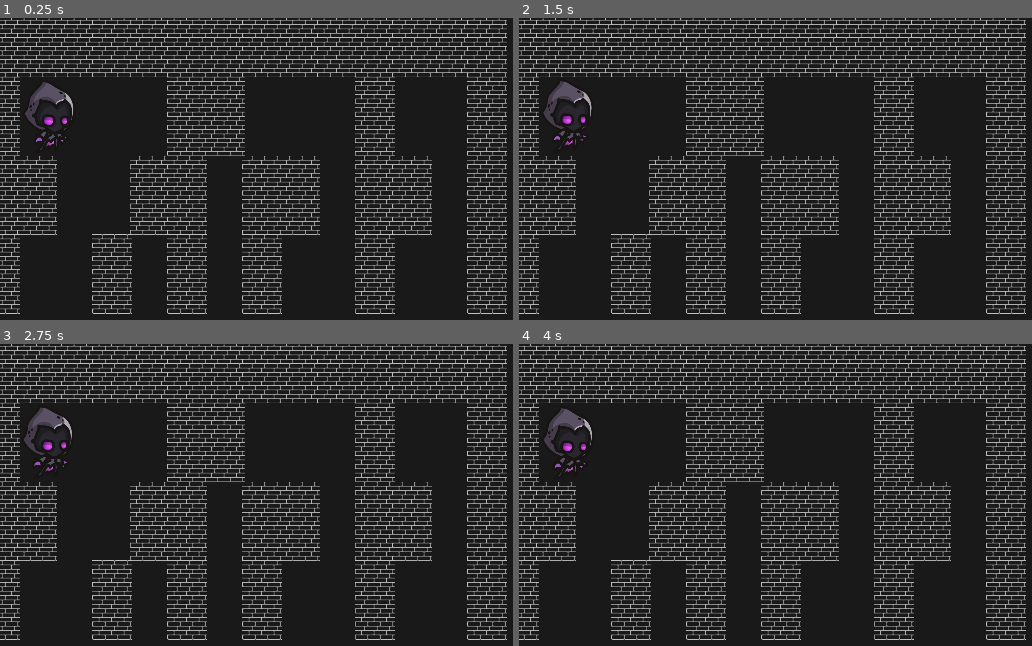
Above: before the commit, frames 1-4 (two rows, left to right).
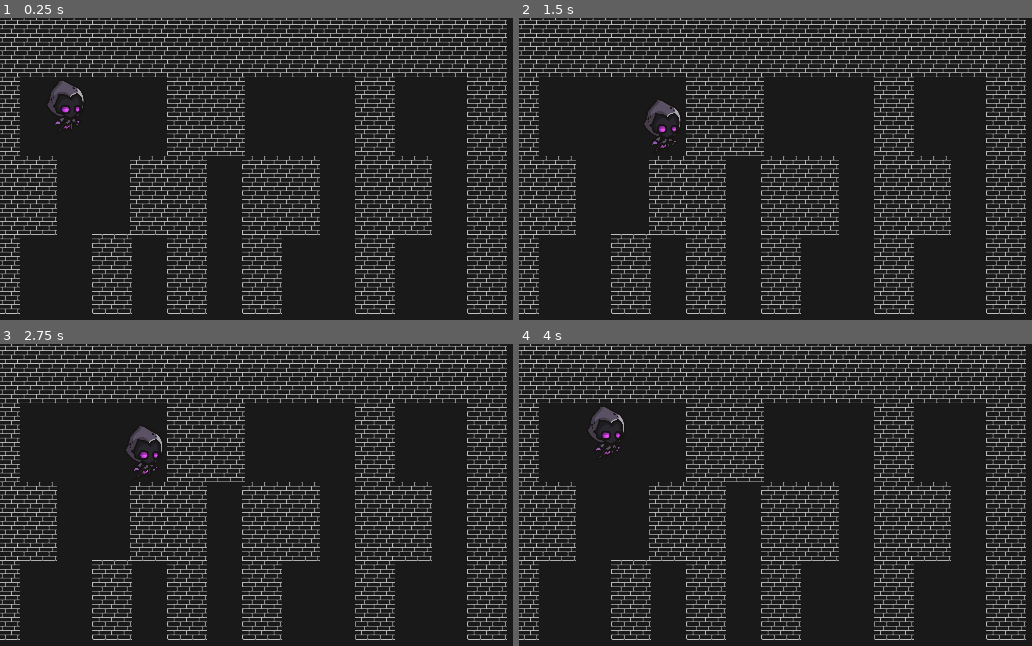
Above: after the commit, the same moments.

Repository: BenC0/uhp
Game: Godot game, scene res://Main/Main.tscn
Same seed, same stepped clock (60 frames per second), same inputs: the game is played once before the commit and once after it.
Inputs:
- Up to frame 1 (0.25 s): no input
- Up to frame 2 (1.5 s): hold Right (ui_right) 0.53-1.28 s; hold Down (ui_down) from 1.28 s (still down)
- Up to frame 3 (2.75 s): release Down (ui_down) at 2.03 s; hold Right (ui_right) from 2.03 s (still down)
- Up to frame 4 (4 s): release Right (ui_right) at 2.78 s; hold Up (ui_up) 2.78-3.53 s; hold Left (ui_left) from 3.53 s (still down)

The runs differ from the first frame. In frame 1, 0.9% of the frame differs, in the area x 4-17%, y 20-44%; in frame 2, 0.9%, in the area x 4-32%, y 20-45%; in frame 3, 0.9%; in frame 4, 0.9%.

Commit message:
Player scale and default position changed

Diff:
--- a/Main/Main.tscn
+++ b/Main/Main.tscn
@@ -7,7 +7,7 @@
 script = ExtResource( 3 )
 
 [node name="Player" parent="." instance=ExtResource( 1 )]
-position = Vector2( 81, 93 )
+position = Vector2( 105, 143 )
 z_index = 1
 
 [node name="ColorRect" type="ColorRect" parent="."]
--- a/Player/Player.tscn
+++ b/Player/Player.tscn
@@ -40,7 +40,7 @@
 } ]
 
 [node name="Player" type="KinematicBody2D"]
-scale = Vector2( 0.4, 0.4 )
+scale = Vector2( 0.3, 0.3 )
 script = ExtResource( 25 )
 __meta__ = {
 "_edit_group_": true
@@ -49,7 +49,7 @@
 [node name="AnimatedSprite" type="AnimatedSprite" parent="."]
 frames = SubResource( 1 )
 animation = "idle"
-frame = 8
+frame = 2
 playing = true
 
 [node name="CollisionPolygon2D" type="CollisionPolygon2D" parent="."]
